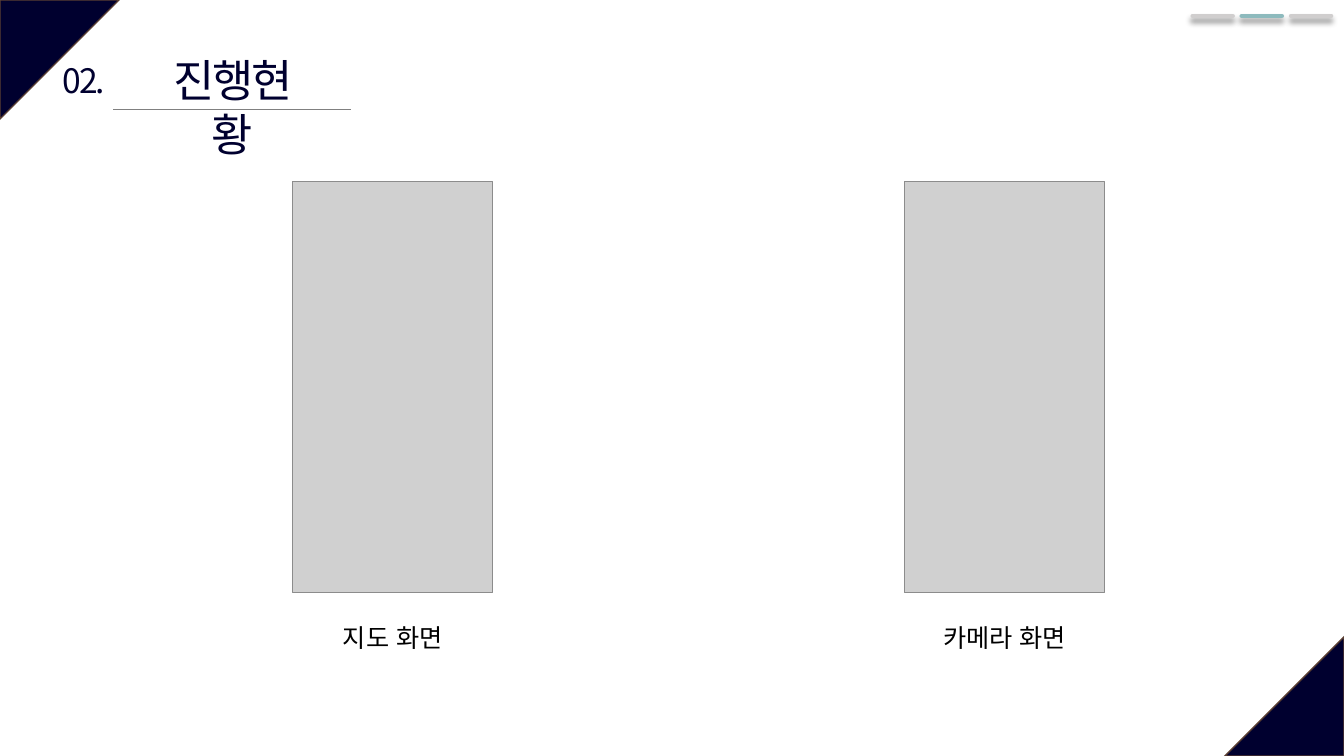
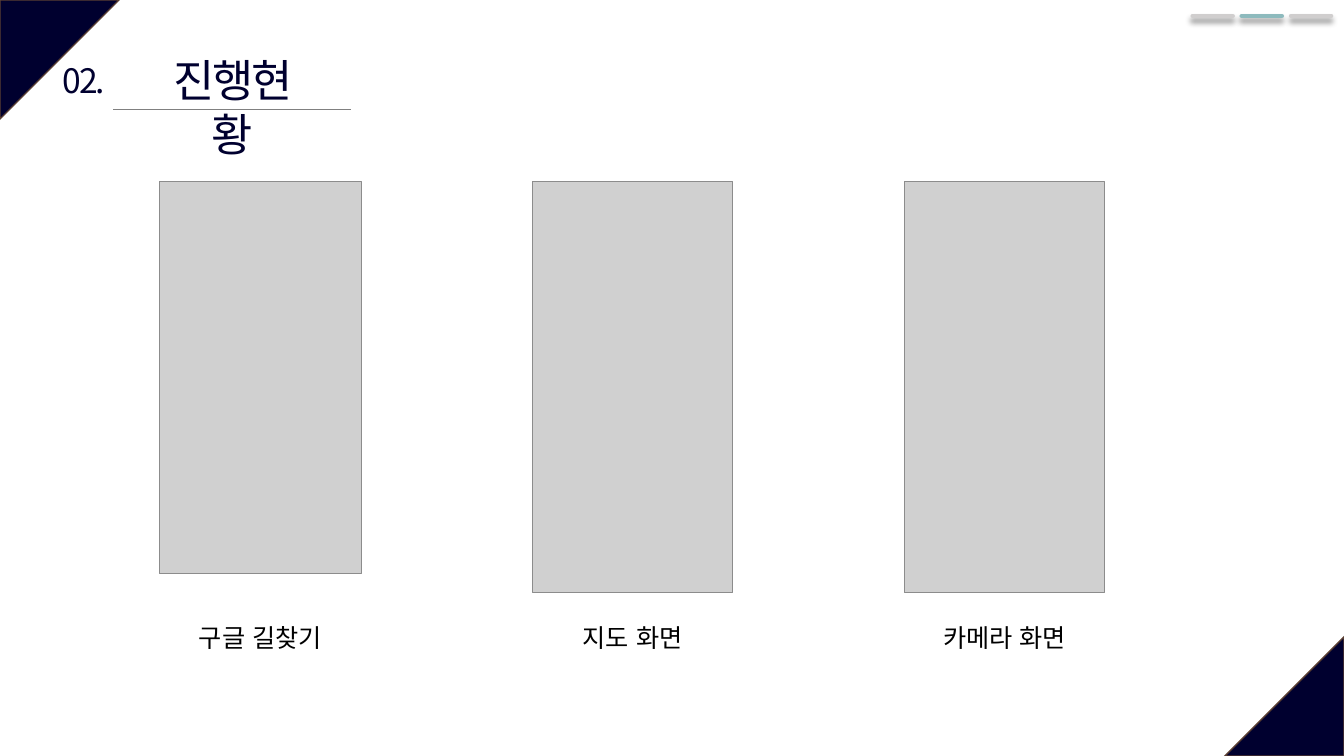
Before and after one commit to GuitarGGun/CAU_capstone_design_6_team, a slide deck: slide 11 of 2주차(09_18)/6조_09_18_발표ppt.pptx. Drawn at 1344x756 pixels with LibreOffice and Linux fonts; fonts in the diff are those of the drawing; grey boxes stand for pictures. Boxes give left, top, right and bottom in pixels: in the first picture for what was removed or moved away, otherwise in the second. Text is boxed around its words. In the diff, an @@ line names an element or a change of style, - is before the commit and + after.

```diff
--- a/2주차(09_18)/6조_09_18_발표ppt.pptx
+++ b/2주차(09_18)/6조_09_18_발표ppt.pptx
@@ picture added at (159, 182, 362, 575) @@
@@ picture: place and size @@
-picture at (292, 181, 493, 593)
+picture at (532, 181, 733, 593)
@@ text added at (199, 626, 322, 649), 18 pt, text #000000 @@
+구글 길찾기
@@ text "지도 화면": place and size @@
-text "지도 화면" at (343, 626, 442, 649)
+text "지도 화면" at (583, 626, 682, 649)
```
Also in this commit, not shown: 3 other slides changed, 2 other files.
